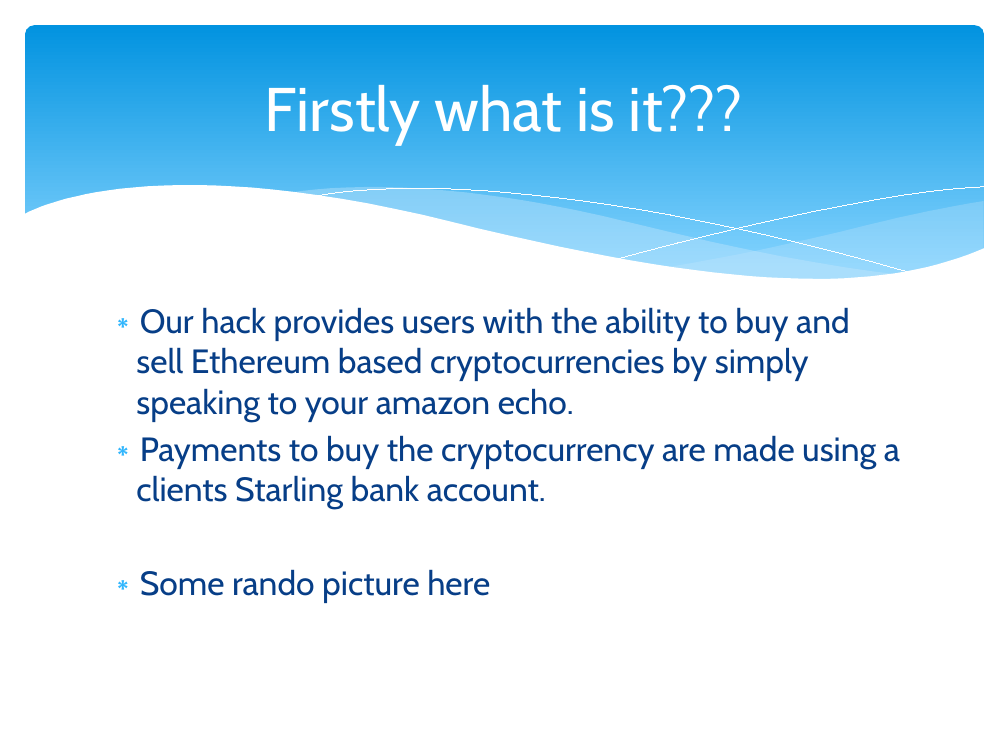
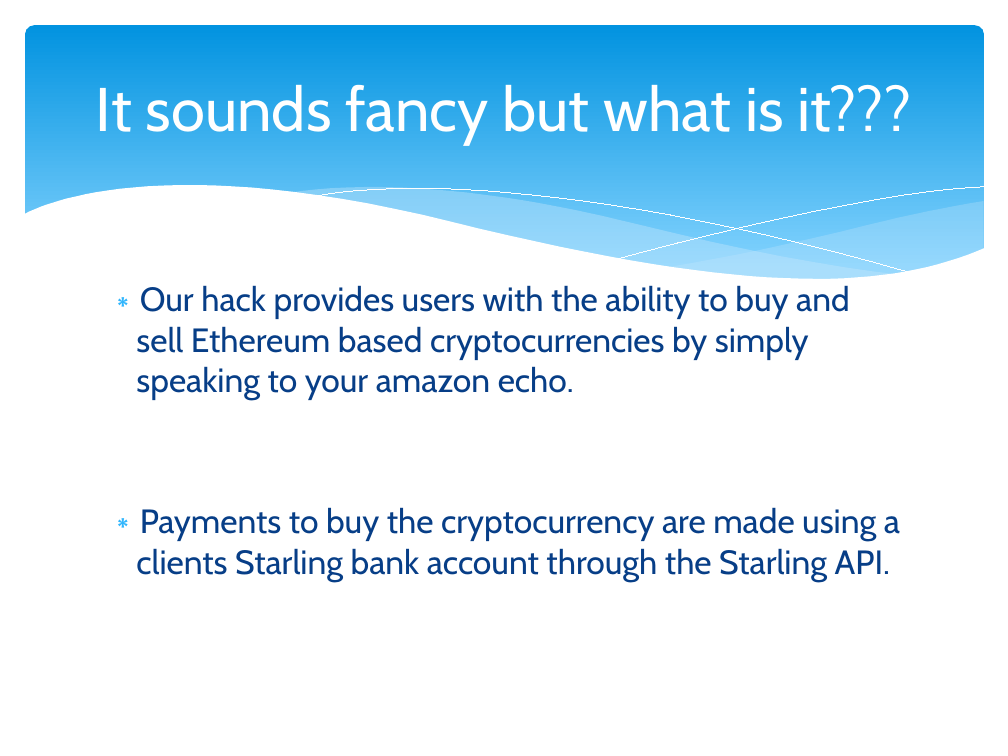
Before and after one commit to TheProgrammingDuck/Amazon-Echo-Starling-Bank-Ethereum-Transaction-System, a slide deck: slide 2 of HackCity18.pptx. Drawn at 1008x756 pixels with LibreOffice and Linux fonts; fonts in the diff are those of the drawing. Boxes give left, top, right and bottom in pixels: in the first picture for what was removed or moved away, otherwise in the second. Text is boxed around its words. In the diff, an @@ line names an element or a change of style, - is before the commit and + after.

Commit message:
Updated the presentation

```diff
--- a/HackCity18.pptx
+++ b/HackCity18.pptx
@@ title at [96, 85, 912, 145]: text changed @@
-Firstly what is it???
+It sounds fancy but what is it???
@@ text "Our hack provides users with ...": place and size @@
-text "Our hack provides users with ..." at [136, 307, 900, 603]
+text "Our hack provides users with ..." at [136, 285, 900, 582]
@@ text at [136, 507, 900, 582]: text changed @@
-∗ Payments to buy the cryptocurrency are made using a clients Starling bank account.
-∗ Some rando picture here
+∗ Payments to buy the cryptocurrency are made using a clients Starling bank account through the Starling API.
```
Also in this commit, not shown: 1 other slide changed, 2 slides added.
